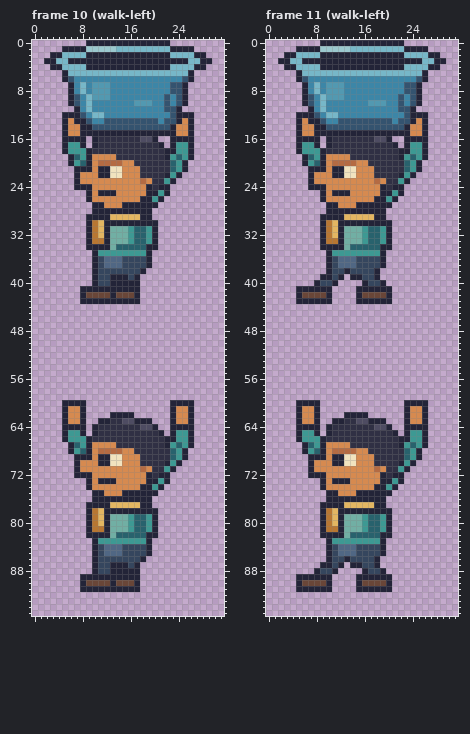
Two states of a pixel-art file, BillusBucket/Assets/Sources/billu-carry.aseprite. That is the earlier state.
32x96 pixels, 24 frames. Shown: frame 10 (walk-left), frame 11 (walk-left). The commit also changed other frames, which this record leaves out.
The result:
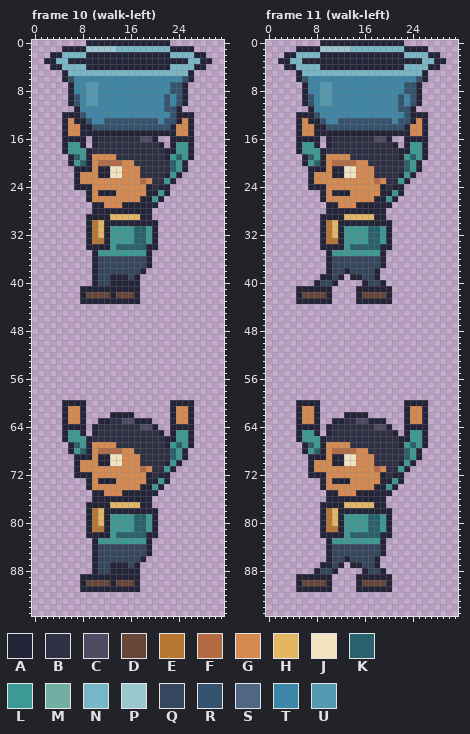
Palette (. is transparent): A #232438  B #303044  C #4e4c62  D #694638  E #b87732  F #b46b43  G #d68a50  H #e3b662  J #f1e3bf  K #28626d  L #3d9993  M #71afa4  N #77b7c8  P #9bc8cf  Q #35465e  R #34536f  S #506784  T #3c86a7  U #5299b1
Change:
Frame 10 (walk-left):
y 7..8: x 8..9 NT -> TU; x 11..12 UU -> TT
y 9: x 9 N -> U; x 11..12 UU -> TT
y 10: x 9..10 NT -> UU; x 17..19 UUU -> TTT
y 11: x 9 N -> T
y 12: x 10..11 NN -> TT
y 31..33: x 13..15 MMM -> LLL
y 34: x 13 M -> L
y 36..37: x 12..14 SSS -> QQQ
y 79..81: x 13..15 MMM -> LLL
y 82: x 13 M -> L
y 84..85: x 12..14 SSS -> QQQ
Frame 11 (walk-left): the same change as frame 10 (walk-left)
Where, in picture pixels (left, top, right, bottom), the same in both pictures:
changed: (80, 82, 152, 118)
changed: (104, 226, 128, 268)
changed: (104, 514, 128, 556)
changed: (314, 82, 386, 118)
changed: (338, 226, 362, 268)
changed: (338, 514, 362, 556)
